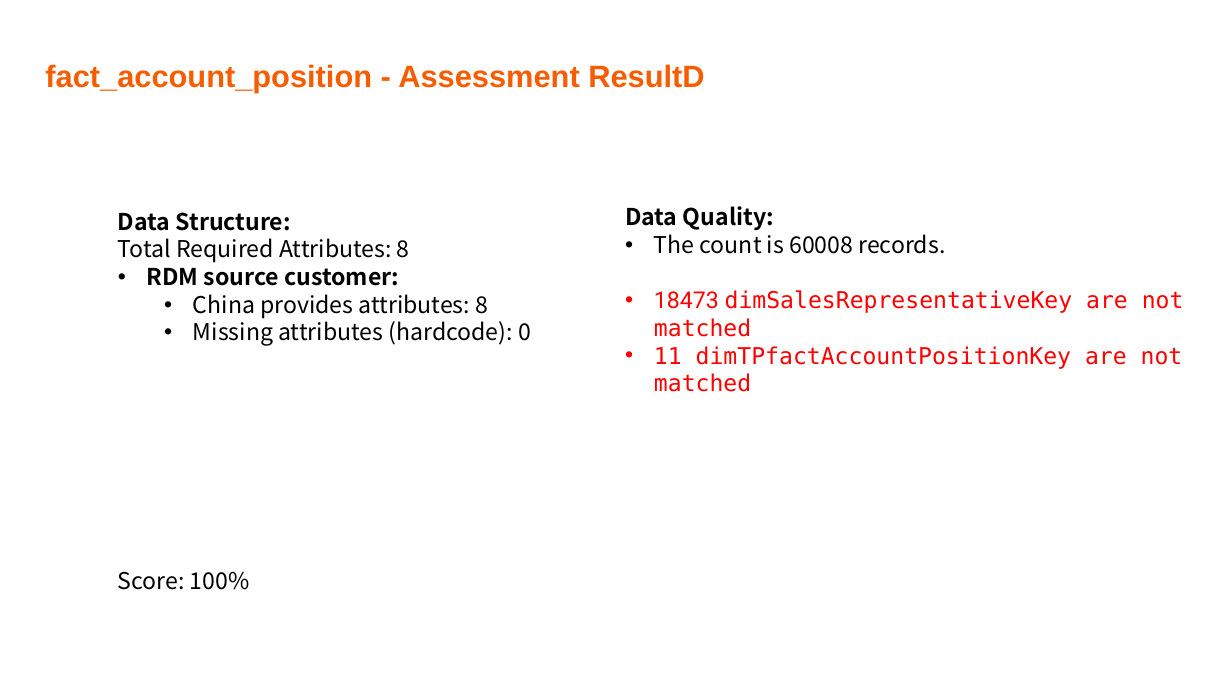
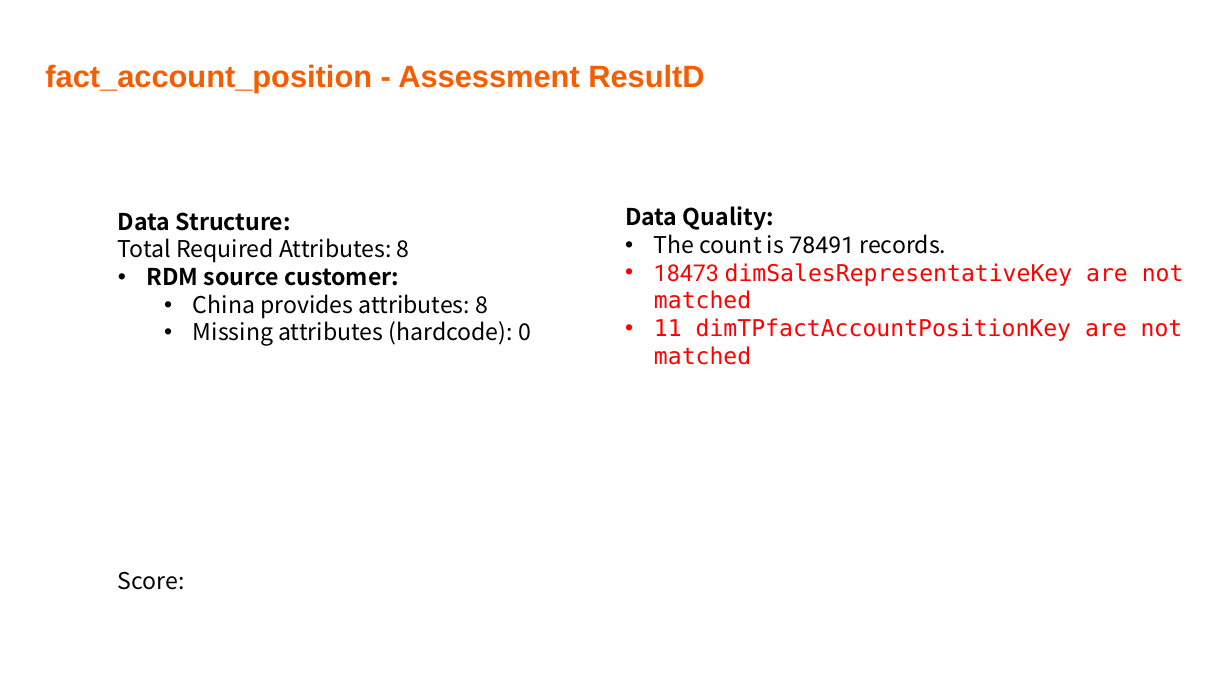
Before and after one commit to Ben202309141505/Documents, a slide deck: slide 40 of NGSE docs/NGSE China - Data Readiness Report_20231226_V0.1.pptx. Drawn at 1232x693 pixels with LibreOffice and Linux fonts; fonts in the diff are those of the drawing; background and template pictures are left out. Boxes give left, top, right and bottom in pixels: in the first picture for what was removed or moved away, otherwise in the second. Text is boxed around its words. In the diff, an @@ line names an element or a change of style, - is before the commit and + after.

```diff
--- a/NGSE docs/NGSE China - Data Readiness Report_20231226_V0.1.pptx
+++ b/NGSE docs/NGSE China - Data Readiness Report_20231226_V0.1.pptx
@@ text at (x1=654, y1=234, x2=946, y2=254): text changed @@
-• The count is 60008 records.
+• The count is 78491 records.
@@ text at (x1=118, y1=571, x2=185, y2=590): text changed @@
-Score: 100%
+Score:
```
Also in this commit, not shown: 4 other slides changed.
